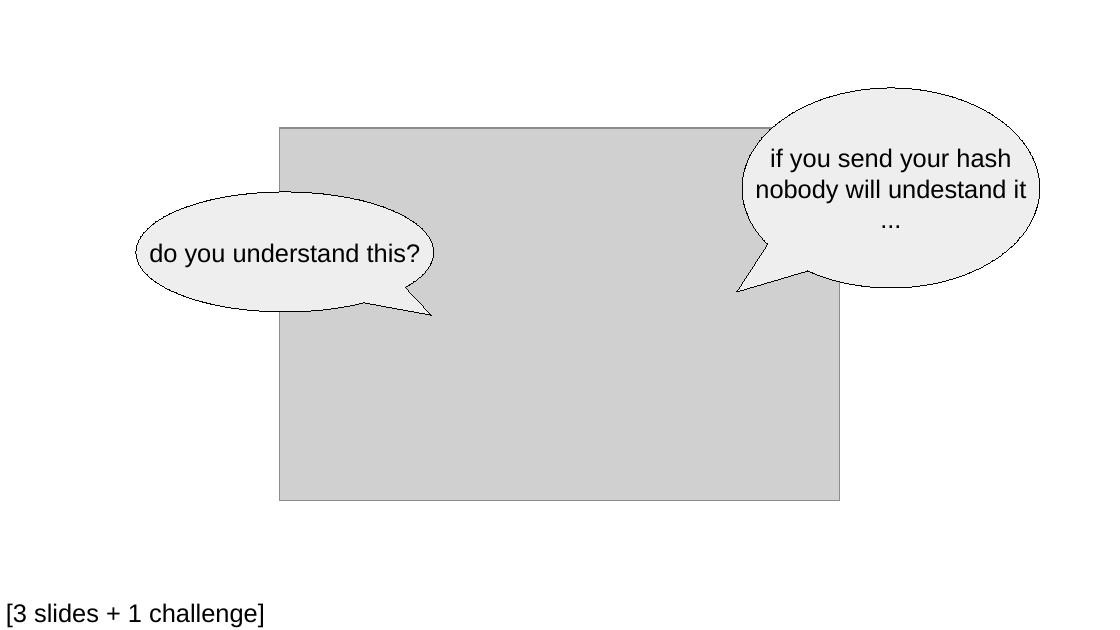
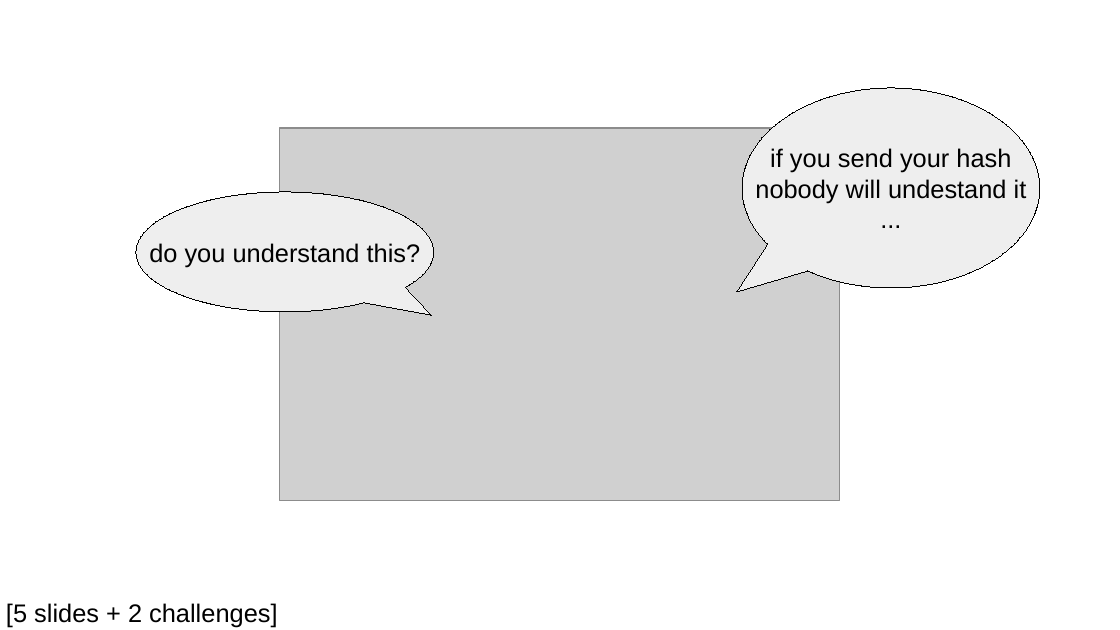
Before and after one commit to v-research/edu, a slide deck: slide 15 of futurolavoro_311Verona_2021/futurolavoro_slides.odp (slide 14 before the commit). Drawn at 1120x630 pixels with LibreOffice and Linux fonts; fonts in the diff are those of the drawing; grey boxes stand for pictures. Boxes give left, top, right and bottom in pixels: in the first picture for what was removed or moved away, otherwise in the second. Text is boxed around its words. In the diff, an @@ line names an element or a change of style, - is before the commit and + after.

```diff
--- a/futurolavoro_311Verona_2021/futurolavoro_slides.odp
+++ b/futurolavoro_311Verona_2021/futurolavoro_slides.odp
@@ text at [6,603,277,627]: text changed @@
-[3 slides + 1 challenge]
+[5 slides + 2 challenges]
```
Also in this commit, not shown: 4 other slides changed, 2 slides added, 2 other files.
